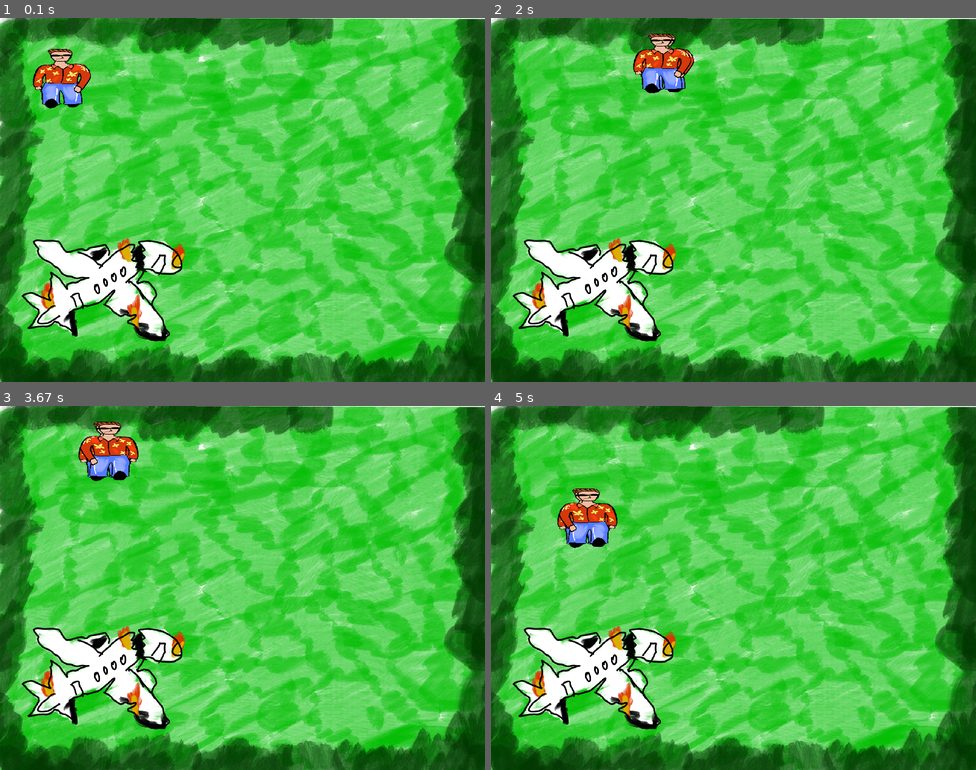
Above: before the commit, frames 1-4 (two rows, left to right).
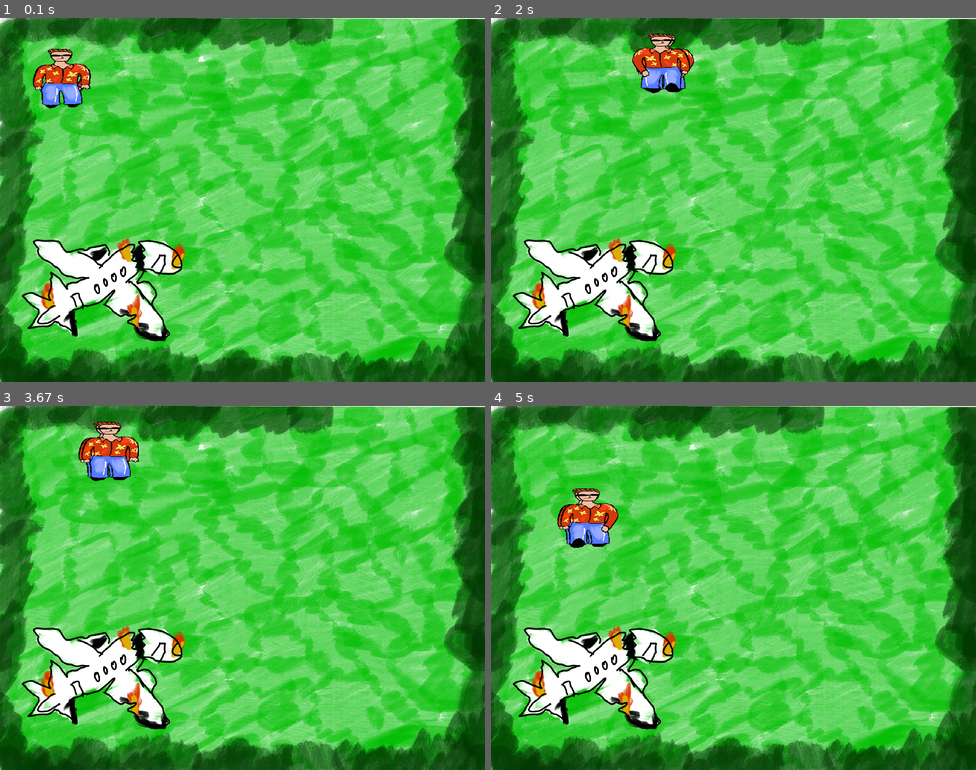
Above: after the commit, the same moments.

Repository: sartep1996/Final_Project_PyGame
Game: pygame game, started from main.py
The game is run twice, just before and just after one commit, with the same random seed, the same clock (stepped at 60 frames per second) and the same inputs.
Inputs:
- Up to frame 1 (0.1 s): no input
- Up to frame 2 (2 s): hold D 0.33-0.8 s; hold W 0.83-1.13 s; hold D 1.17-1.63 s; hold A from 1.67 s (still down)
- Up to frame 3 (3.67 s): release A at 2.2 s; hold S 2.23-2.53 s; hold A 2.57-2.97 s; hold W 3-3.37 s; hold D from 3.4 s (still down)
- Up to frame 4 (5 s): release D at 4.03 s; hold S 4.07-4.43 s; hold A 4.47-4.93 s; hold D from 4.97 s (still down)

The runs differ from the first frame. In frame 1, 0.1% of the frame differs, in the area x 9-19%, y 14-25%; in frame 2, 0.7%, in the area x 29-42%, y 4-21%; in frame 3, 0.7%; in frame 4, 0.7%.

Commit message:
movement, but still lags

Diff:
--- a/main.py
+++ b/main.py
@@ -1,6 +1,8 @@
 import pygame as pg
 
 pg.init()
+clock = pg.time.Clock()
+
 
 SCREEN_WIDTH = 800
 SCREEN_HEIGHT = 600
@@ -38,8 +40,9 @@
     player.main_player_movement()
 
     player.animate()
-
     player.draw(screen)
+    pg.display.flip()
+    clock.tick(60)
 
 
     #this part of code is responsible for boundries
@@ -47,7 +50,7 @@
         player.player_rect.left = BOUNDRY_LEFT
     if player.player_rect.right > BOUNDRY_RIGHT:
         player.player_rect.right = BOUNDRY_RIGHT
-    if player.player_rect.top < BOUNDRY_TOP and player.player_rect.left < SCREEN_WIDTH - 200 :
+    if player.player_rect.top < BOUNDRY_TOP:
         player.player_rect.top = BOUNDRY_TOP
     if player.player_rect.bottom > BOUNDRY_BOTTOM:
        player.player_rect.bottom = BOUNDRY_BOTTOM
--- a/player_movement.py
+++ b/player_movement.py
@@ -3,51 +3,67 @@
 #test player
 class Player:
     def __init__(self, player_image_path_1, player_image_path_2, position ):
+        self.player_still_raw = pg.image.load(player_image_path_raw).convert_alpha()
+        self.player_image_still = pg.transform.scale(self.player_still_raw, (100, 100))
         self.player_image_1_raw = pg.image.load(player_image_path_1).convert_alpha()
         self.player_image_2_raw = pg.image.load(player_image_path_2).convert_alpha()
         self.player_image_1 = pg.transform.scale(self.player_image_1_raw, (100, 100))
         self.player_image_2 = pg.transform.scale(self.player_image_2_raw, (100, 100))
-        self.player_rect = self.player_image_1.get_rect()
+        self.player_rect = self.player_image_still.get_rect()
         self.player_rect.topleft = position #sets initial position
-        self.is_player_image1 = True
+        self.is_player_image = True
         self.animation_timer = 0
-        self.animation_delay = 200000
+        self.animation_delay = 200
         self.movement_speed = 5
+        self.last_moved = ''
 
 
     #this part is responsible for switching between two images
     def draw(self, screen):
         # sprite_surface.fill((0, 0, 0))
-        if self.is_player_image1:
+        if self.is_player_image:
+            screen.blit(self.player_image_still, self.player_rect)
+        elif self.animation_timer >= self.animation_delay // 2:
+            screen.blit(self.player_image_2, self.player_rect)
+        else:
             screen.blit(self.player_image_1, self.player_rect)
-        else:
-            screen.blit(self.player_image_2, self.player_rect)
+
 
     #responsible for player movement
     def main_player_movement(self):
         key = pg.key.get_pressed()
-        if key[pg.K_a] == True:
+        if key[pg.K_a]:
             self.player_rect.move_ip(-self.movement_speed, 0)
-            self.is_player_image1 = not self.is_player_image1
-        if key[pg.K_d] == True:
+            self.is_player_image = False
+            self.last_moved = 'left'
+        if key[pg.K_d]:
             self.player_rect.move_ip(self.movement_speed, 0)
-            self.is_player_image1 = not self.is_player_image1
-        if key[pg.K_w] == True:
+            self.is_player_image = False
+            self.last_moved = 'right'
+        if key[pg.K_w]:
             self.player_rect.move_ip(0, -self.movement_speed)
-            self.is_player_image1 = not self.is_player_image1
-        if key[pg.K_s] == True:
+            self.is_player_image = False
+            self.last_moved = 'up'
+        if key[pg.K_s]:
             self.player_rect.move_ip(0, self.movement_speed)
-            self.is_player_image1 = not self.is_player_image1
+            self.is_player_image = False
+            self.last_moved = 'down'
 
 
 
     def animate(self):
-        self.animation_timer += pg.time.get_ticks() # gets elapsed time
-        if self.animation_timer >= self.animation_delay:
-            self.is_player_image1 = not self.is_player_image1 #toggles between sprites
-            self.animation_timer = 0 #resets timer
+        if not self.is_player_image and self.last_moved:
+            self.animation_timer += 1
+            if self.animation_timer >= self.animation_delay:
+                self.animation_timer = 0
+                self.is_player_image = True
+        # self.animation_timer += pg.time.get_ticks() # gets elapsed time
+        # if self.animation_timer >= self.animation_delay:
+        #     self.is_player_image = not self.is_player_image #toggles between sprites
+        #     self.animation_timer = 0 #resets timer
 
 
+player_image_path_raw = 'Images/Player_sprites/player_still.png'
 player_image_path_1 = 'Images/Player_sprites/player_down_1.png'
 player_image_path_2 = 'Images/Player_sprites/player_down_2.png'
 
Renamed: player_still.png -> Images/Player_sprites/player_still.png
